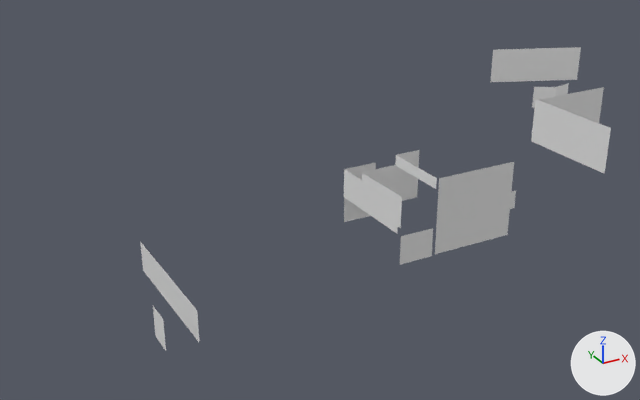
The OBJ model 3DLv3_2023_vs2019/Project/BaseProject/BaseProject/res/Field/GameStage(Worlds_1)/GameStage_1(wallCol).obj: old version first, new version second.
One viewpoint serves both versions: a 50 mm camera at (-64.0, -284.0, 189.0) aimed at (116.0, 43.0, 25.0). Lighting does not change. The marker at lower right points along +X, +Y and +Z. Where no turn or scale is listed for an object, it has been applied to the vertices.

The first picture shows '平面.031', '平面.032', '平面.033', '平面.036', '平面.039', '平面.041', '平面.042', '平面.043', '平面.044'.
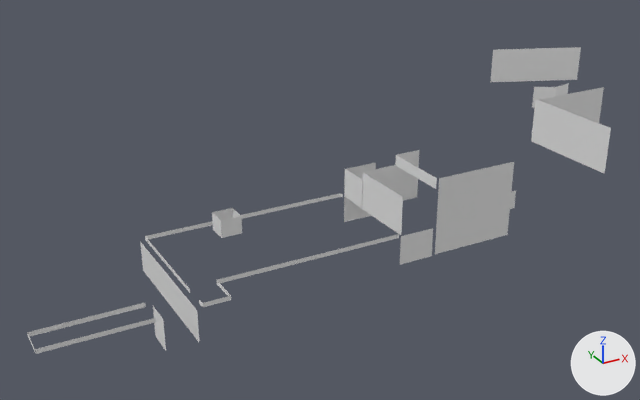
Boxes [x1, y1, x2, y2] around the edits, measured in the pictures (640 x 400 px):
'平面.006', added
    after: [217, 235, 397, 283]
'平面.004', added
    after: [145, 193, 340, 239]
'平面.001', added
    after: [35, 318, 156, 354]
'平面', added
    after: [27, 303, 146, 337]
'平面.012', added
    after: [221, 216, 242, 238]
'平面.003', added
    after: [145, 237, 190, 293]
'平面.014', added
    after: [212, 208, 233, 222]
'平面.011', added
    after: [212, 213, 222, 238]
'平面.009', added
    after: [203, 296, 231, 307]
'平面.010', added
    after: [217, 281, 231, 296]
'平面.013', added
    after: [233, 209, 241, 218]

Patch to the scene script:
```diff
--- a/3DLv3_2023_vs2019/Project/BaseProject/BaseProject/res/Field/GameStage(Worlds_1)/GameStage_1(wallCol).obj.py
+++ b/3DLv3_2023_vs2019/Project/BaseProject/BaseProject/res/Field/GameStage(Worlds_1)/GameStage_1(wallCol).obj.py
@@ me_平面_014 @@
+me_平面_014.from_pydata([(67.69, 56.33, 15.62), (67.69, 56.33, 24.2), (77.68, 56.33, 15.62), (77.68, 56.33, 24.2)], [], [(1, 2, 0), (1, 3, 2)])
@@ me_平面_013 @@
+me_平面_013.from_pydata([(77.65, 56.27, 15.62), (77.65, 56.27, 24.2), (77.65, 46.47, 15.62), (77.65, 46.47, 24.2)], [], [(1, 2, 0), (1, 3, 2)])
@@ me_平面_012 @@
+me_平面_012.from_pydata([(77.63, 46.44, 15.62), (77.63, 46.44, 24.2), (67.75, 46.44, 15.62), (67.75, 46.44, 24.2)], [], [(1, 2, 0), (1, 3, 2)])
@@ me_平面_011 @@
+me_平面_011.from_pydata([(67.72, 46.45, 15.63), (67.72, 46.45, 24.21), (67.72, 56.26, 15.63), (67.72, 56.26, 24.21)], [], [(1, 2, 0), (1, 3, 2)])
@@ me_平面_010 @@
+me_平面_010.from_pydata([(49.7, -5.45, 17.47), (49.7, 8.92, 17.47), (49.7, -5.45, 15.47), (49.7, 8.92, 15.47)], [], [(1, 2, 0), (1, 3, 2)])
@@ me_平面_009 @@
+me_平面_009.from_pydata([(38.01, -5.4, 17.47), (49.64, -5.4, 17.47), (38.01, -5.4, 15.47), (49.64, -5.4, 15.47)], [], [(1, 2, 0), (1, 3, 2)])
@@ me_平面_006 @@
+me_平面_006.from_pydata([(135.3, 8.9, 17.5), (135.3, 8.9, 15.5), (49.7, 8.9, 17.5), (49.7, 8.9, 15.5)], [], [(1, 2, 0), (1, 3, 2)])
@@ me_平面_004 @@
+me_平面_004.from_pydata([(37.6, 60.9, 17.5), (37.6, 60.9, 15.5), (136.6, 60.9, 17.5), (136.6, 60.9, 15.5)], [], [(1, 2, 0), (1, 3, 2)])
@@ me_平面_003 @@
+me_平面_003.from_pydata([(37.6, 6.8, 17.5), (37.6, 6.8, 15.5), (37.6, 60.9, 17.5), (37.6, 60.9, 15.5)], [], [(1, 2, 0), (1, 3, 2)])
@@ me_平面_001 @@
+me_平面_001.from_pydata([(19.4, -5.6, 14.7), (-24.6, -5.6, 14.7), (19.2, -5.7, 16.6), (-24.6, -5.6, 16.7)], [], [(1, 2, 0), (1, 3, 2)])
@@ me_平面 @@
+me_平面.from_pydata([(-24.7, 6.8, 14.7), (19.5, 6.8, 14.7), (-24.7, 6.8, 16.7), (19.5, 6.8, 16.7)], [], [(1, 2, 0), (1, 3, 2)])
@@ ob_平面_014 @@
+ob_平面_014 = bpy.data.objects.new('平面.014', me_平面_014)
+ob_平面_014.location = (0.0, 0.0, 0.0)
@@ ob_平面_013 @@
+ob_平面_013 = bpy.data.objects.new('平面.013', me_平面_013)
+ob_平面_013.location = (0.0, 0.0, 0.0)
@@ ob_平面_012 @@
+ob_平面_012 = bpy.data.objects.new('平面.012', me_平面_012)
+ob_平面_012.location = (0.0, 0.0, 0.0)
@@ ob_平面_011 @@
+ob_平面_011 = bpy.data.objects.new('平面.011', me_平面_011)
+ob_平面_011.location = (0.0, 0.0, 0.0)
@@ ob_平面_010 @@
+ob_平面_010 = bpy.data.objects.new('平面.010', me_平面_010)
+ob_平面_010.location = (0.0, 0.0, 0.0)
@@ ob_平面_009 @@
+ob_平面_009 = bpy.data.objects.new('平面.009', me_平面_009)
+ob_平面_009.location = (0.0, 0.0, 0.0)
@@ ob_平面_006 @@
+ob_平面_006 = bpy.data.objects.new('平面.006', me_平面_006)
+ob_平面_006.location = (0.0, 0.0, 0.0)
@@ ob_平面_004 @@
+ob_平面_004 = bpy.data.objects.new('平面.004', me_平面_004)
+ob_平面_004.location = (0.0, 0.0, 0.0)
@@ ob_平面_003 @@
+ob_平面_003 = bpy.data.objects.new('平面.003', me_平面_003)
+ob_平面_003.location = (0.0, 0.0, 0.0)
@@ ob_平面_001 @@
+ob_平面_001 = bpy.data.objects.new('平面.001', me_平面_001)
+ob_平面_001.location = (0.0, 0.0, 0.0)
@@ ob_平面 @@
+ob_平面 = bpy.data.objects.new('平面', me_平面)
+ob_平面.location = (0.0, 0.0, 0.0)
```
